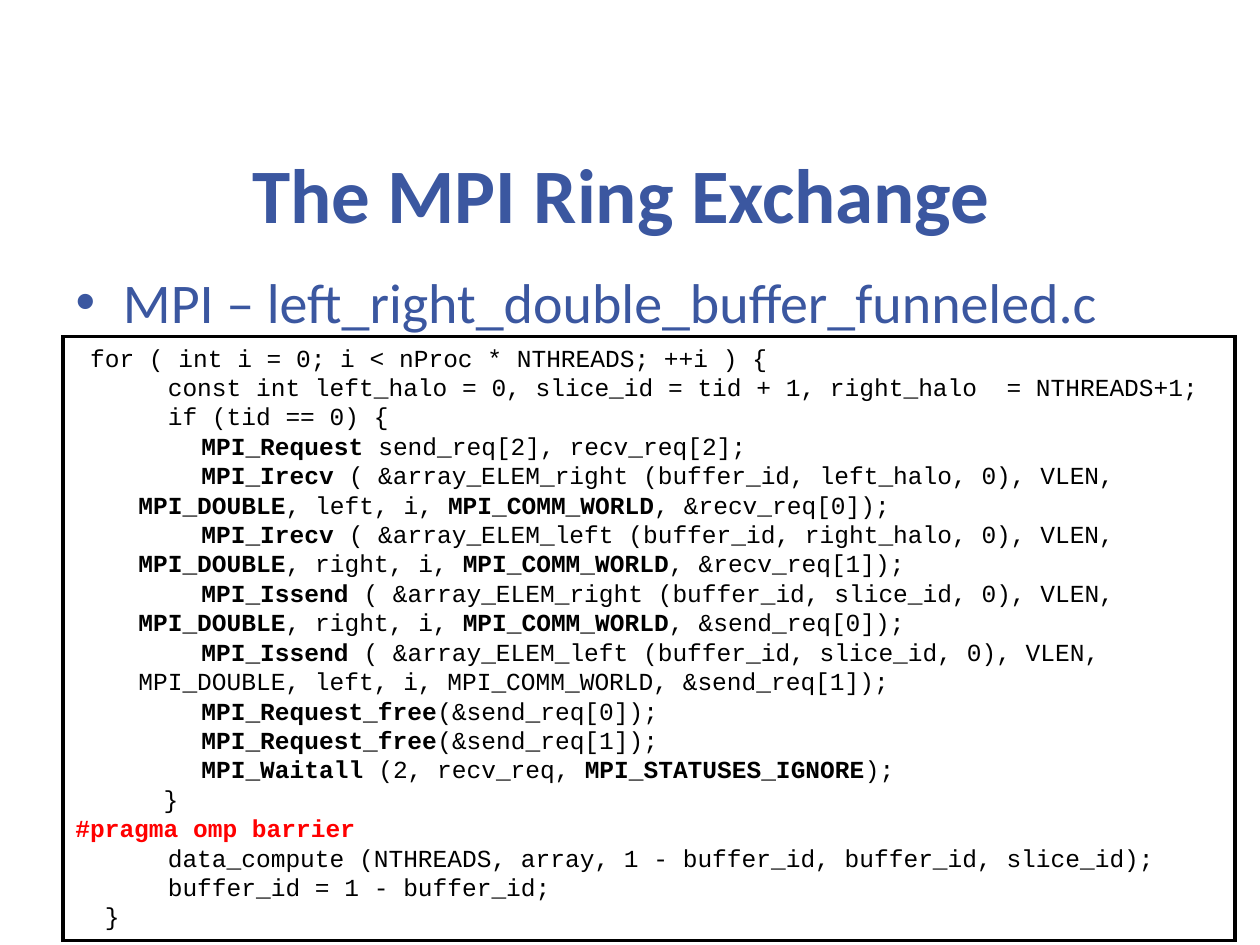
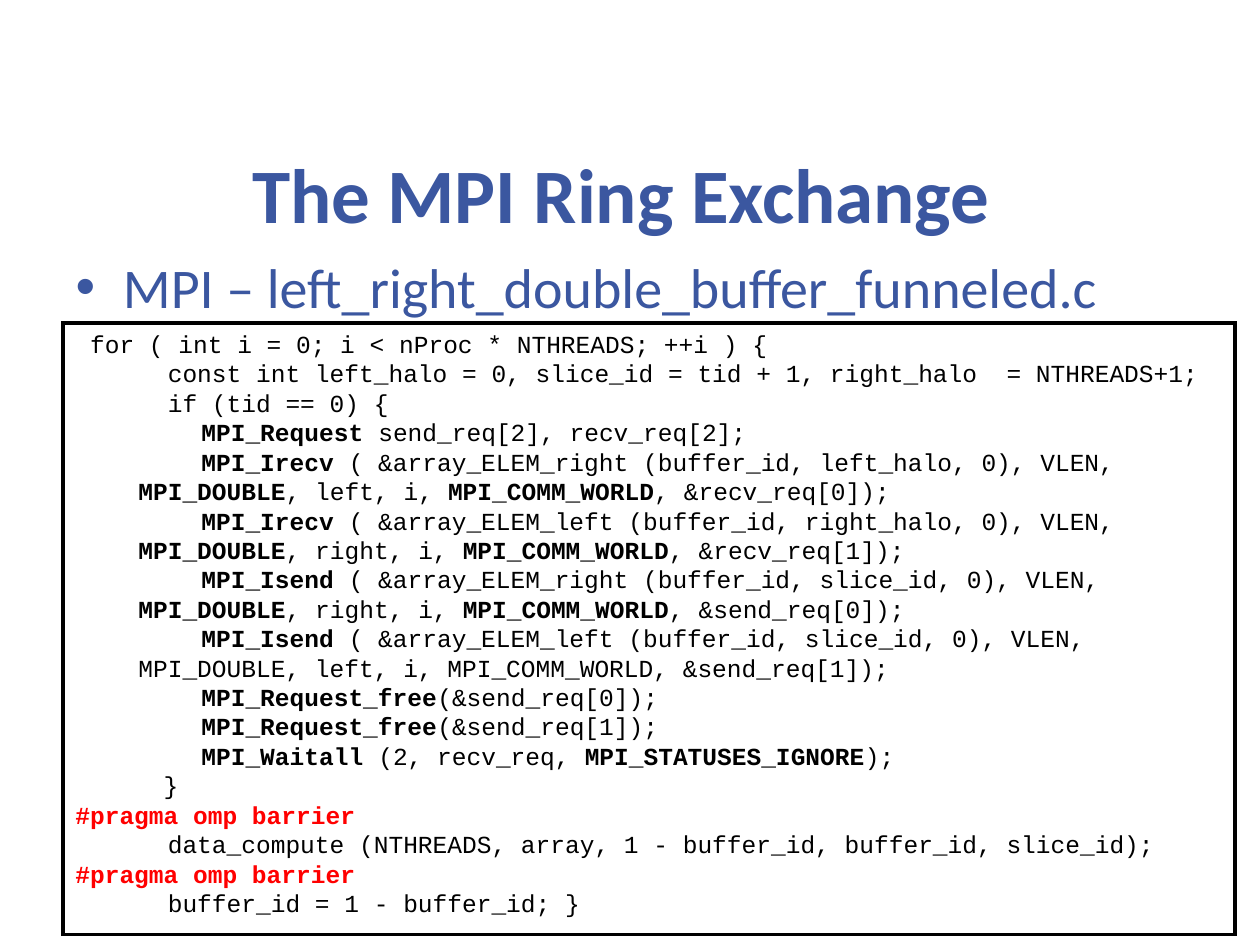
Before and after one commit to cc-hpc-itwm/GPI-2, a slide deck: slide 61 of tutorial/slides/gaspi_tutorial.pptx. Drawn at 1260x945 pixels with LibreOffice and Linux fonts; fonts in the diff are those of the drawing; background and template pictures are left out. Boxes give left, top, right and bottom in pixels: in the first picture for what was removed or moved away, otherwise in the second. Text is boxed around its words. In the diff, an @@ line names an element or a change of style, - is before the commit and + after.

```diff
--- a/tutorial/slides/gaspi_tutorial.pptx
+++ b/tutorial/slides/gaspi_tutorial.pptx
@@ text "MPI – left_right_double_buffer_funneled.c": place and size @@
-text "MPI – left_right_double_buffer_funneled.c" at (123,284,1096,336)
+text "MPI – left_right_double_buffer_funneled.c" at (123,269,1096,318)
@@ rectangle "for ( int i = ...": place and size @@
-rectangle "for ( int i = ..." at (63,336,1235,940)
+rectangle "for ( int i = ..." at (63,323,1235,934)
@@ text in rectangle at (138,570,1100,682): text changed @@
-MPI_Issend ( &array_ELEM_right (buffer_id, slice_id, 0), VLEN, MPI_DOUBLE, right, i, MPI_COMM_WORLD, &send_req[0]);
-MPI_Issend ( &array_ELEM_left (buffer_id, slice_id, 0), VLEN, MPI_DOUBLE, left, i, MPI_COMM_WORLD, &send_req[1]);
+MPI_Isend ( &array_ELEM_right (buffer_id, slice_id, 0), VLEN, MPI_DOUBLE, right, i, MPI_COMM_WORLD, &send_req[0]);
+MPI_Isend ( &array_ELEM_left (buffer_id, slice_id, 0), VLEN, MPI_DOUBLE, left, i, MPI_COMM_WORLD, &send_req[1]);
@@ text in rectangle at (75,865,550,917): text changed @@
-buffer_id = 1 - buffer_id;
-}
+#pragma omp barrier
+buffer_id = 1 - buffer_id; }
```
Also in this commit, not shown: 15 other slides changed, 11 other files.
